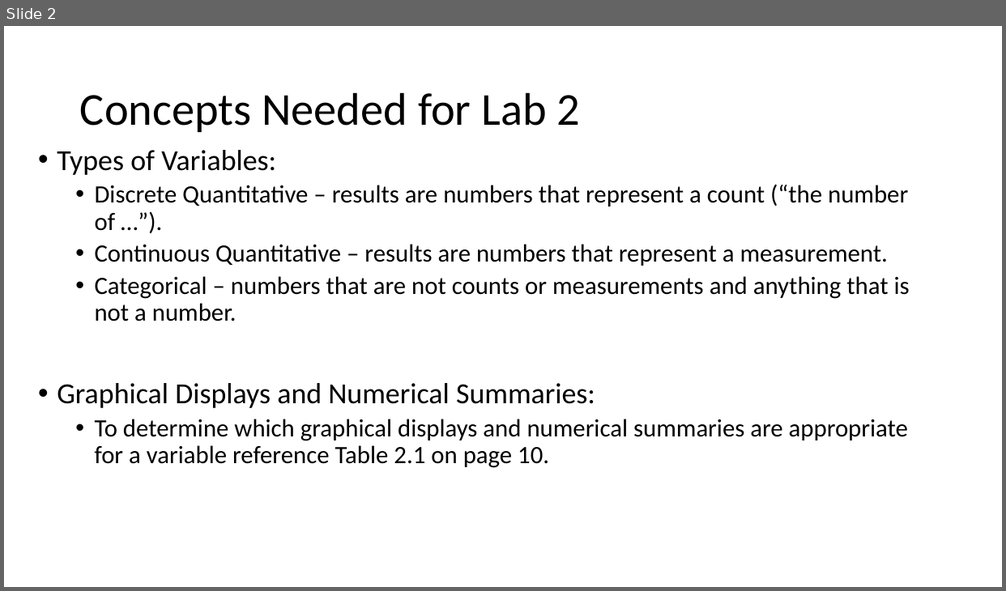
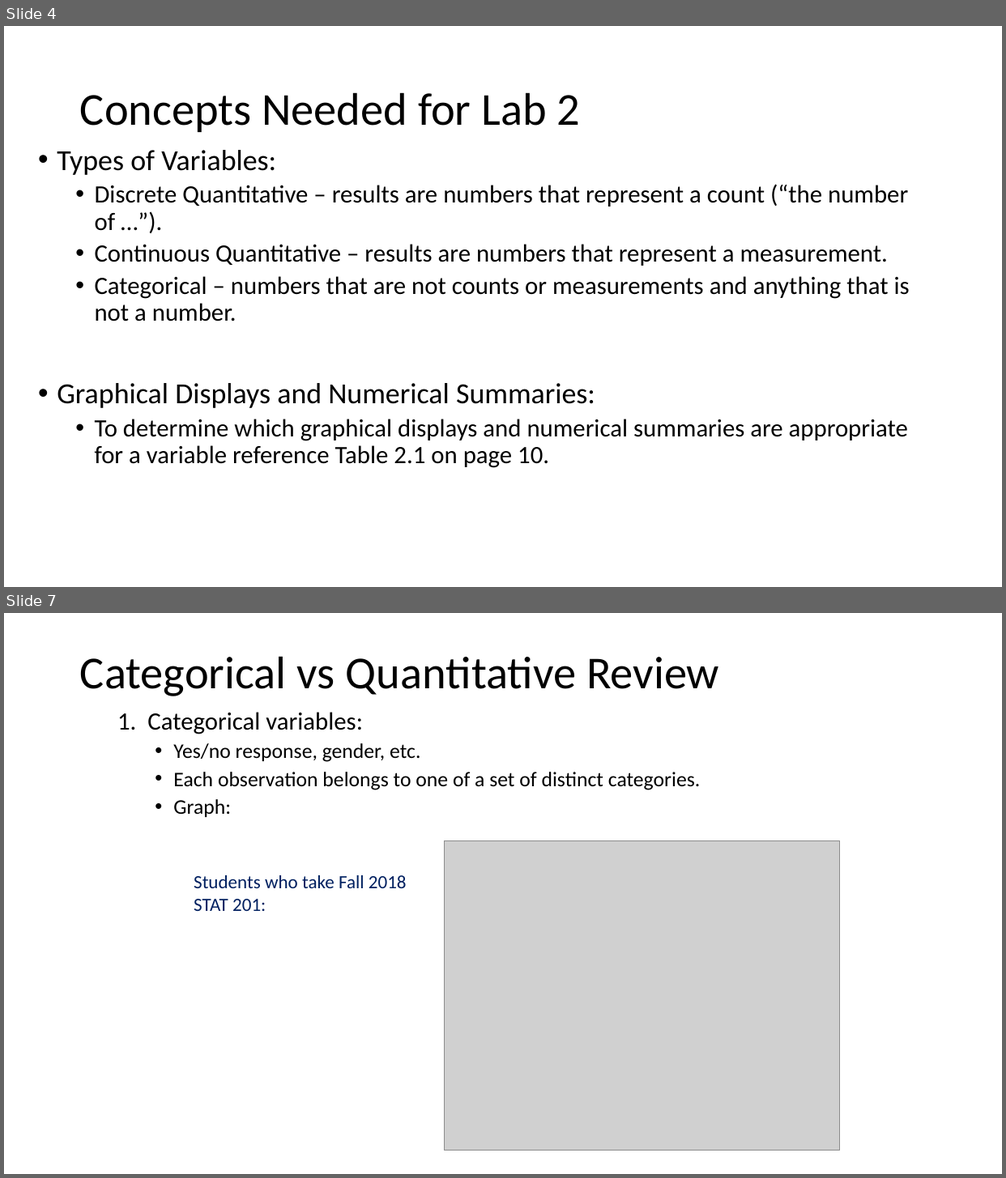
Before and after one commit to Shanlearning/Stat-201-teaching, a slide deck: Lab2/Lab 2.pptx. Shown one above the other, each under a label of ours: slide 2 before the commit, slides 4 and 7 after it; the slides between them are not shown. The pictures are 1006x591 and 1006x1178 pixels, drawn with LibreOffice and Linux fonts; fonts in the diff are those of the drawing; grey boxes stand for pictures. Boxes give left, top, right and bottom in pixels: in the first picture for what was removed or moved away, otherwise in the second. Text is boxed around its words. In the diff, an @@ line names an element or a change of style, - is before the commit and + after.

```diff
--- a/Lab2/Lab 2.pptx
+++ b/Lab2/Lab 2.pptx
@@ slide 7 added at (4, 613, 1002, 1174), background #FFFFFF @@
@@ title added at (80, 656, 719, 696), 44 pt, text #000000 @@
+Categorical vs Quantitative Review
@@ text added at (117, 712, 701, 817), 20 pt, text #000000 @@
+  1. Categorical variables:
+    • Yes/no response, gender, etc.
+    • Each observation belongs to one of a set of distinct categories.
+    • Graph:
@@ picture added at (444, 841, 840, 1151) @@
@@ text added at (194, 875, 407, 911), 18 pt, text #002060 @@
+Students who take Fall 2018 STAT 201:
@@ what was slide 2 is now slide 4 @@
```
Also in this commit, not shown: 1 slide changed, 8 other slides added.
